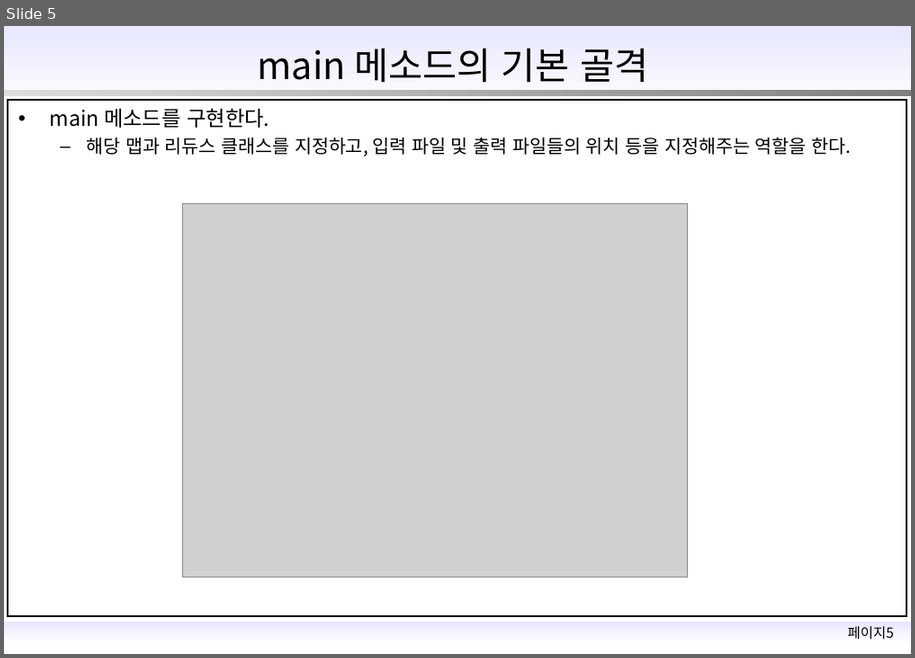
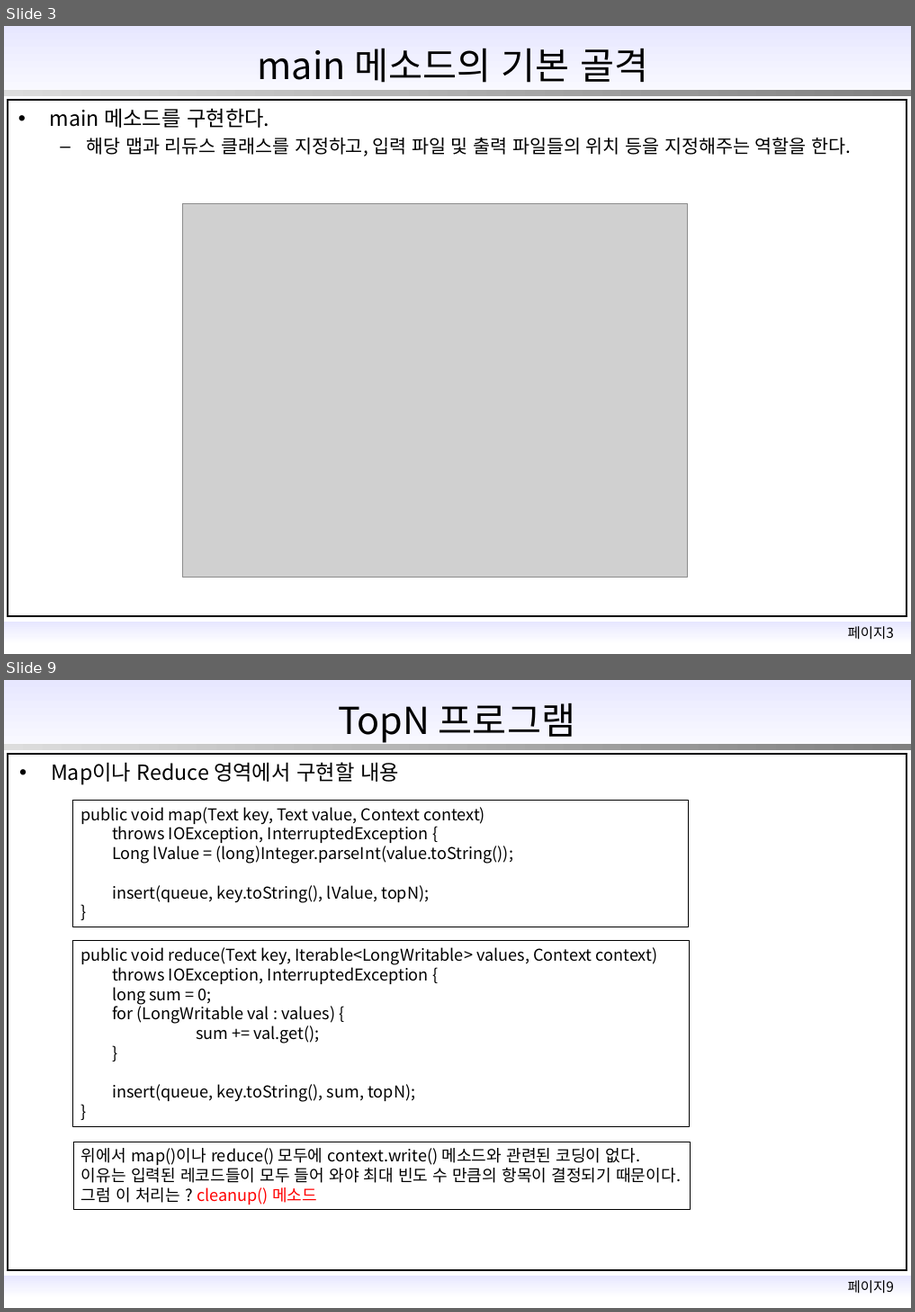
Before and after one commit to vt0311/acorn_hadoop, a slide deck: 맵리듀스.pptx. Shown one above the other, each under a label of ours: slide 5 before the commit, slides 3 and 9 after it; the slides between them are not shown. The pictures are 915x658 and 915x1312 pixels, drawn with LibreOffice and Linux fonts; fonts in the diff are those of the drawing; grey boxes stand for pictures; background and template pictures are left out. Boxes give left, top, right and bottom in pixels: in the first picture for what was removed or moved away, otherwise in the second. Text is boxed around its words. In the diff, an @@ line names an element or a change of style, - is before the commit and + after.

```diff
--- a/맵리듀스.pptx
+++ b/맵리듀스.pptx
@@ slide 9 added at [4, 680, 911, 1308], background #FFFFFF; not listed: 5 template elements that a slide beside it also shows @@
@@ title added at [338, 703, 576, 743], 32 pt, text #000000 @@
+TopN 프로그램
@@ text added at [51, 762, 399, 785], 18 pt, text #000000 @@
+• Map이나 Reduce 영역에서 구현할 내용
@@ rectangle added at [72, 800, 688, 927], outline #000000 0.25 pt, 14 pt, text #000000 @@
+public void map(Text key, Text value, Context context)
+throws IOException, InterruptedException {
+Long lValue = (long)Integer.parseInt(value.toString());
+insert(queue, key.toString(), lValue, topN);
+}
@@ rectangle added at [72, 940, 689, 1126], outline #000000 0.25 pt, 14 pt, text #000000 @@
+public void reduce(Text key, Iterable<LongWritable> values, Context context)
+throws IOException, InterruptedException {
+long sum = 0;
+for (LongWritable val : values) {
+sum += val.get();
+}
+insert(queue, key.toString(), sum, topN);
+}
@@ rectangle added at [72, 1142, 690, 1209], outline #000000 0.25 pt, 14 pt, text #000000 @@
+위에서 map()이나 reduce() 모두에 context.write() 메소드와 관련된 코딩이 없다.
+이유는 입력된 레코드들이 모두 들어 와야 최대 빈도 수 만큼의 항목이 결정되기 때문이다.
+그럼 이 처리는 ? cleanup() 메소드
@@ what was slide 5 is now slide 3 @@
@@ text at [848, 626, 894, 640]: text changed @@
-페이지5
+페이지3
```
Also in this commit, not shown: 2 slides changed, 7 other slides added, 1 other file.
